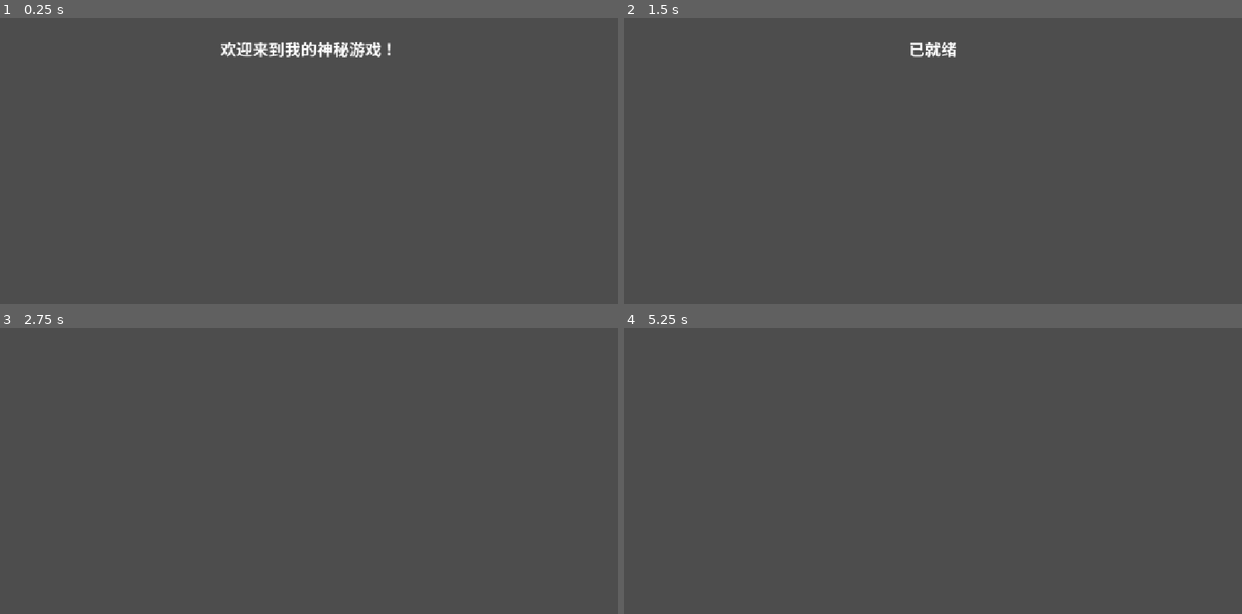
Above: before the commit, frames 1-4 (two rows, left to right).
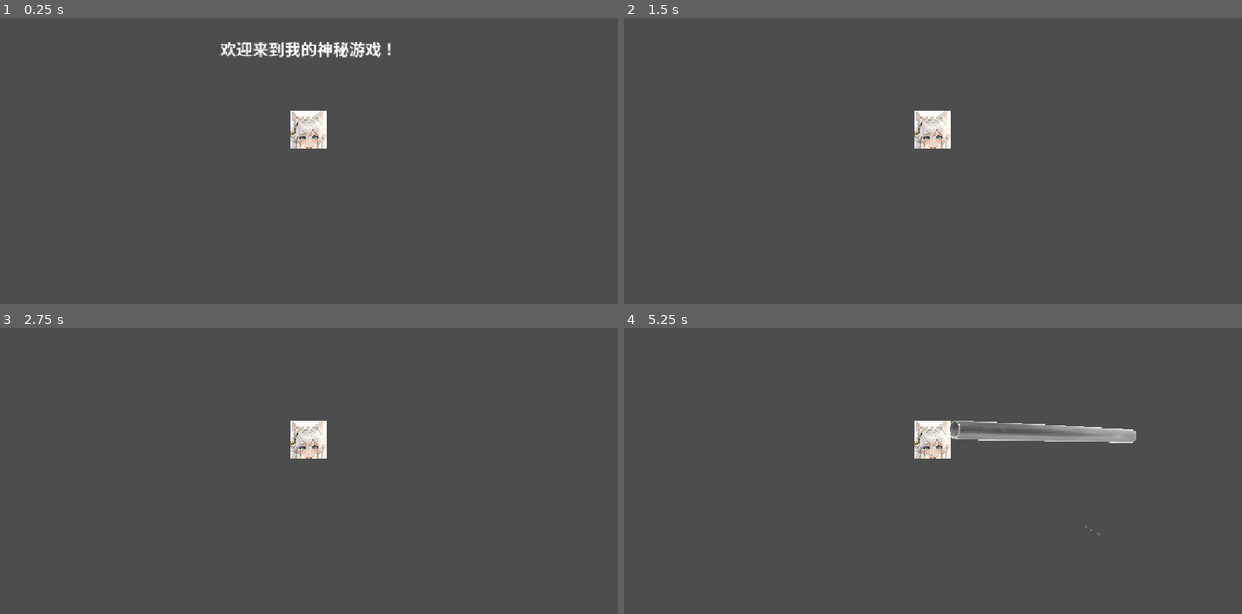
Above: after the commit, the same moments.

Repository: Sui-xie/NewGames
Game: Godot game, scene res://root.tscn
Two runs of this game, one before a commit and one after it. Both use one fixed random seed, a clock stepped at 60 frames per second and the inputs below.
Inputs (mouse positions are in pixels of both pictures, inside the frame that each line leads up to):
- Up to frame 1 (0.25 s): no input
- Up to frame 2 (1.5 s): tap Enter at 0.5 s; move the mouse to (1068, 112) at 0.52 s; hold D (move_right) 0.53-1.28 s; click (1068, 112) at 0.67 s; move the mouse to (809, 146) at 1.27 s; hold S (move_down) from 1.28 s (still down)
- Up to frame 3 (2.75 s): tap Space at 2 s; move the mouse to (370, 362) at 2.02 s; release S (move_down) at 2.03 s; hold D (move_right) from 2.03 s (still down)
- Up to frame 4 (5.25 s): tap Enter at 2.75, 5 s; move the mouse to (902, 511) at 2.77 s; release D (move_right) at 2.78 s; hold W (move_up) 2.78-3.53 s; click (902, 511) at 2.92 s; move the mouse to (1118, 491) at 3.52 s; hold A (move_left) 3.53-5.03 s; tap Space at 4.25 s; move the mouse to (747, 388) at 4.27 s; move the mouse to (963, 439) at 5.02 s; hold S (move_down) from 5.03 s (still down); click (963, 439) at 5.17 s

The runs differ from the first frame. In frame 1, 0.8% of the frame differs, in the area x 47-53%, y 32-46%; in frame 2, 1.1%; in frame 3, 0.8%; in frame 4, 2.2%, in the area x 47-83%, y 32-73%.
Error before the commit: Attempt to call function 'instance' in base 'null instance' on a null instance. (res://scripts/ctx/lib/playerMgr.gd:18)
Error after the commit: Invalid call. Nonexistent function 'on' in base 'Nil'. (res://scripts/ctx/ui/titleBuffer.gd:12)

Commit message:
UI应该可以用了（？）

Diff:
--- a/root.tscn
+++ b/root.tscn
@@ -1,52 +1,6 @@
 [gd_scene format=3 uid="uid://88wsrkbfkyis"]
 
-[ext_resource type="Texture2D" uid="uid://b52iw7i5r1daj" path="res://assets/IMG/avator.png" id="1_pq8q7"]
-[ext_resource type="Script" uid="uid://caiwui538ovx5" path="res://scripts/player/player.gd" id="1_pyidc"]
-[ext_resource type="Script" uid="uid://c7him70q3gqym" path="res://scripts/titleBuffer.gd" id="4_28aoi"]
-[ext_resource type="Script" uid="uid://boj1ygpl28bjb" path="res://scripts/attack.gd" id="4_jnlp7"]
-[ext_resource type="AudioStream" uid="uid://bo40hw8386erc" path="res://assets/bgm/editor__1539857.ogg" id="5_jnlp7"]
+[ext_resource type="Script" uid="uid://bcdqv1nsx2e44" path="res://scripts/ctx/boot.gd" id="1_pq8q7"]
 
-[sub_resource type="RectangleShape2D" id="RectangleShape2D_pyidc"]
-size = Vector2(190, 199)
-
-[node name="root" type="Node2D" unique_id=1133014946]
-
-[node name="CanvasLayer" type="CanvasLayer" parent="." unique_id=312767058]
-
-[node name="title" type="Label" parent="CanvasLayer" unique_id=1081043599]
-anchors_preset = 5
-anchor_left = 0.5
-anchor_right = 0.5
-offset_left = -554.5
-offset_top = 129.0
-offset_right = 554.5
-offset_bottom = 215.0
-grow_horizontal = 2
-theme_override_font_sizes/font_size = 30
-text = "TEST TEXT"
-horizontal_alignment = 1
-vertical_alignment = 1
-script = ExtResource("4_28aoi")
-
-[node name="AudioStreamPlayer" type="AudioStreamPlayer" parent="." unique_id=1152690720]
-stream = ExtResource("5_jnlp7")
-volume_db = -20.0
-autoplay = true
-
-[node name="Attack" type="Node" parent="." unique_id=524316460]
-script = ExtResource("4_jnlp7")
-
-[node name="Player" type="CharacterBody2D" parent="." unique_id=2092438420]
-position = Vector2(-457, 12)
-script = ExtResource("1_pyidc")
-
-[node name="Camera2D" type="Camera2D" parent="Player" unique_id=1170452325]
-position = Vector2(0.5, 1.5)
-
-[node name="CollisionShape2D" type="CollisionShape2D" parent="Player" unique_id=1018973545]
-position = Vector2(-0.5, -6.5)
-shape = SubResource("RectangleShape2D_pyidc")
-
-[node name="Sprite2D" type="Sprite2D" parent="Player" unique_id=567166305]
-position = Vector2(-1.5, -5.5)
-texture = ExtResource("1_pq8q7")
+[node name="Node2D" type="Node2D" unique_id=1239942775]
+script = ExtResource("1_pq8q7")
--- /dev/null
+++ b/scene/attack.tscn
@@ -0,0 +1,6 @@
+[gd_scene format=3 uid="uid://cjhod43q2p3na"]
+
+[ext_resource type="Script" uid="uid://boj1ygpl28bjb" path="res://scripts/attack.gd" id="1_4620e"]
+
+[node name="Attack" type="Node" unique_id=1130526934]
+script = ExtResource("1_4620e")
--- /dev/null
+++ b/scene/uiLayer.tscn
@@ -0,0 +1,22 @@
+[gd_scene format=3 uid="uid://c36fsah44nhij"]
+
+[ext_resource type="Script" uid="uid://c7him70q3gqym" path="res://scripts/ctx/ui/titleBuffer.gd" id="1_4fdtc"]
+[ext_resource type="Script" uid="uid://d0vty1afxxauj" path="res://scripts/ctx/ui.gd" id="1_e0myg"]
+
+[node name="CanvasLayer" type="CanvasLayer" unique_id=1427578230]
+script = ExtResource("1_e0myg")
+
+[node name="title" type="Label" parent="." unique_id=1656918761]
+anchors_preset = 5
+anchor_left = 0.5
+anchor_right = 0.5
+offset_left = -554.5
+offset_top = 129.0
+offset_right = 554.5
+offset_bottom = 215.0
+grow_horizontal = 2
+theme_override_font_sizes/font_size = 30
+text = "TEST TEXT"
+horizontal_alignment = 1
+vertical_alignment = 1
+script = ExtResource("1_4fdtc")
--- /dev/null
+++ b/scripts/ctx/boot.gd
@@ -0,0 +1,32 @@
+extends Node2D
+
+const bus = preload("res://scripts/ctx/lib/eventBus.gd")
+const playerMgr = preload("res://scripts/ctx/lib/playerMgr.gd")
+const uiLayer: PackedScene = preload('res://scene/uiLayer.tscn')
+
+# 该脚本中，不应该使用ctx的任何服务，还未加载
+func _ready() -> void:
+	ctx.root = self
+
+	var eventBus: EventBus = bus.new()
+	ctx.registerService('eventBus',eventBus)
+	ctx.add_child(ctx.getService('eventBus'))
+
+	var ui = uiLayer.instantiate()
+	ctx.registerService('ui',ui)
+	ctx.add_child(ui)
+
+	var mgr: PlayerMgr = playerMgr.new()
+	ctx.registerService('playerMgr',mgr)
+	ctx.add_child(mgr)
+
+	start()
+
+
+# Called every frame. 'delta' is the elapsed time since the previous frame.
+func _process(delta: float) -> void:
+	pass
+
+func start():
+	var p:PlayerMgr = ctx.getService('playerMgr')
+	p.addPlayer(0,true)
--- a/scripts/ctx/ctx.gd
+++ b/scripts/ctx/ctx.gd
@@ -3,17 +3,13 @@
 
 var players := []
 var service:Dictionary[String,Node] = {}
-var root
+var root:Node2D
 
 const bus = preload("res://scripts/ctx/lib/eventBus.gd")
 const playerMgr = preload("res://scripts/ctx/lib/playerMgr.gd")
 
 func _ready() -> void:
-	root = get_node('/root')
-	service["eventBus"] = bus.new()
-	add_child(service['eventBus'])
-	service["playerMgr"] = playerMgr.new()
-	add_child(service['playerMgr'])
+	pass
 
 func on(event: String, callback:
 	Callable) -> int:return service["eventBus"].on(event,callback)
@@ -24,8 +20,12 @@
 func emit(event: String, ...args) -> void:
 	service["eventBus"].callv("emit", [event] + args)
 
-func registerService(name:String,service):
-	service[name] = service
+func registerService(name:String,s):
+	service[name] = s
+
+func getMainScene() -> Node2D:
+	if root == null:print('[WARN]有节点拿到了空的根节点')
+	return root
 
 func getService(name:String):
 	if(service.has(name)):
--- a/scripts/ctx/lib/playerMgr.gd
+++ b/scripts/ctx/lib/playerMgr.gd
@@ -1,26 +1,33 @@
 extends Node
 class_name PlayerMgr
 
-var ctx:Ctx;
-var player = []
+var players = []
+var root:Node2D = ctx.getMainScene()
 
 # Called when the node enters the scene tree for the first time.
 func _ready() -> void:
-	addPlayer(0)
+	print("[INFO]PlayerMgr Ready")
+	if(root == null):
+		push_error('[ERROR]root is null')
+		get_tree().quit()
 
 
 # Called every frame. 'delta' is the elapsed time since the previous frame.
 func _process(delta: float) -> void:
 	pass
 
-func addPlayer(id):
-	var p1 = load('res://scritps/player/player.gd')
-	var p:PlayerMgr = p1.instance()
-	p.client = true
+func addPlayer(id,client:bool = false):
+	#print("[INFO]即将添加一个玩家到节点:")
+	var p1: PackedScene = load('res://scene/player.tscn')
+	var p:Player = p1.instantiate()
+	p.client = client
 	p.id = id
-	p.deadCallback(playerDead)
-	ctx.root.add_child(p)
-	player[id] = p
+	p.deadCallback = playerDead
+	root.add_child(p)
+	if players.size() < id + 1:
+		players.resize(id + 1)
+	players[id] = p
+
 
 func playerDead(id):
-	player[id] = null
+	players[id] = null
--- /dev/null
+++ b/scripts/ctx/ui.gd
@@ -0,0 +1,14 @@
+extends CanvasLayer
+
+var titleBuffer:TitleBuffer
+
+func _ready() -> void:
+	titleBuffer = get_node('/title')
+
+
+# Called every frame. 'delta' is the elapsed time since the previous frame.
+func _process(delta: float) -> void:
+	pass
+
+func title(text,delay):
+	titleBuffer.addText(text,delay)
--- a/scripts/titleBuffer.gd
+++ b/scripts/ctx/ui/titleBuffer.gd
@@ -1,9 +1,11 @@
 extends Label
+class_name TitleBuffer
 
 var buffer: Array[Array] = [
 		['欢迎来到我的神秘游戏！',1]
 	]
 var t:float = 0
+var ctx:Ctx
 
 # Called when the node enters the scene tree for the first time.
 func _ready() -> void:
--- a/scripts/player/player.gd
+++ b/scripts/player/player.gd
@@ -12,7 +12,7 @@
 var collingTime = 0.8
 var hp:float = 1000
 var team:int = 1
-var id:int;
+var id;
 var deadCallback:Callable;
 var client:bool = false;
 var state:String = 'init'
@@ -29,7 +29,6 @@
 		cooling -= delta
 		if cooling < 0:cooling = 0
 
-
 func _input(e):
 	shoot(e)
 	if e is InputEventMouseButton:
@@ -39,6 +38,7 @@
 			change_zoom(-zoomSpeed)
 
 func _ready() -> void:
+	#print("[INFO]PlayerReady")
 	if(id == null):
 		print("[ERROR]Player id is Null")
 		queue_free()
@@ -67,8 +67,6 @@
 				b.global_position = self.global_position
 				cooling = collingTime
 
-
-
 func change_zoom(z):
 	if not(client):return#不在客户端运行直接不管这个
 	var new: Vector2 = zoom + Vector2(z,z)
Not shown, added: scripts/ctx/boot.gd.uid
Not shown, added: scripts/ctx/ui.gd.uid
Renamed: scripts/titleBuffer.gd.uid -> scripts/ctx/ui/titleBuffer.gd.uid
